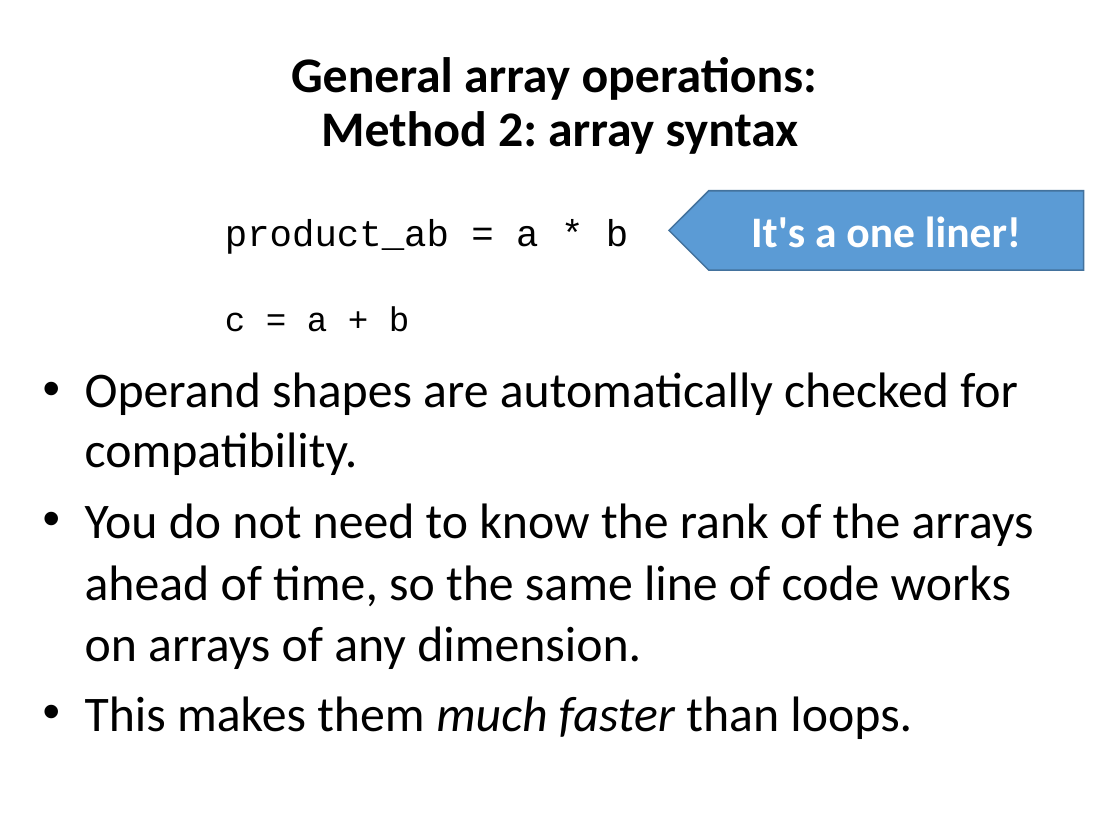
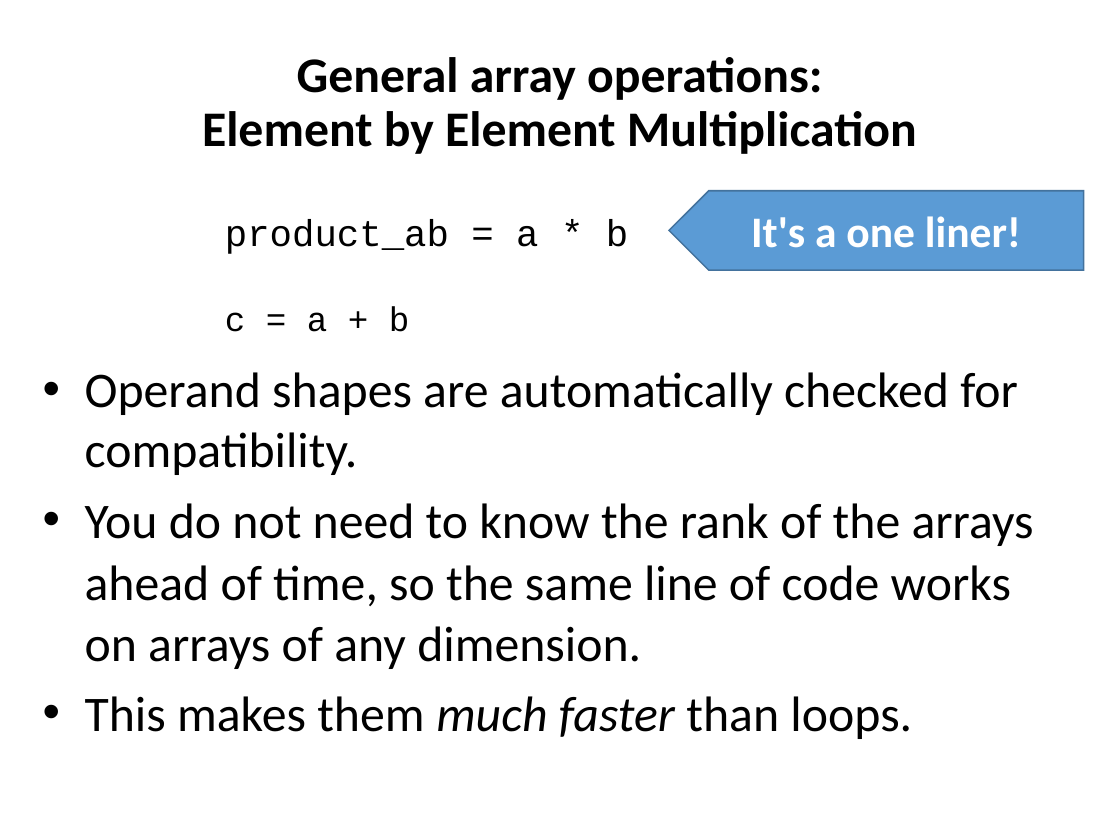
Before and after one commit to ncasuk/ncas-isc, a slide deck: slide 20 of python/presentations/handling_arrays/numpy.pptx (slide 21 before the commit). Drawn at 1120x840 pixels with LibreOffice and Linux fonts; fonts in the diff are those of the drawing; background and template pictures are left out. Boxes give left, top, right and bottom in pixels: in the first picture for what was removed or moved away, otherwise in the second. Text is boxed around its words. In the diff, an @@ line names an element or a change of style, - is before the commit and + after.

```diff
--- a/python/presentations/handling_arrays/numpy.pptx
+++ b/python/presentations/handling_arrays/numpy.pptx
@@ title at [202, 57, 917, 154]: text changed @@
-General array operations:
-Method 2: array syntax
+General array operations:
+Element by Element Multiplication
```
Also in this commit, not shown: 5 other slides changed, 2 slides removed, 1 other file.
